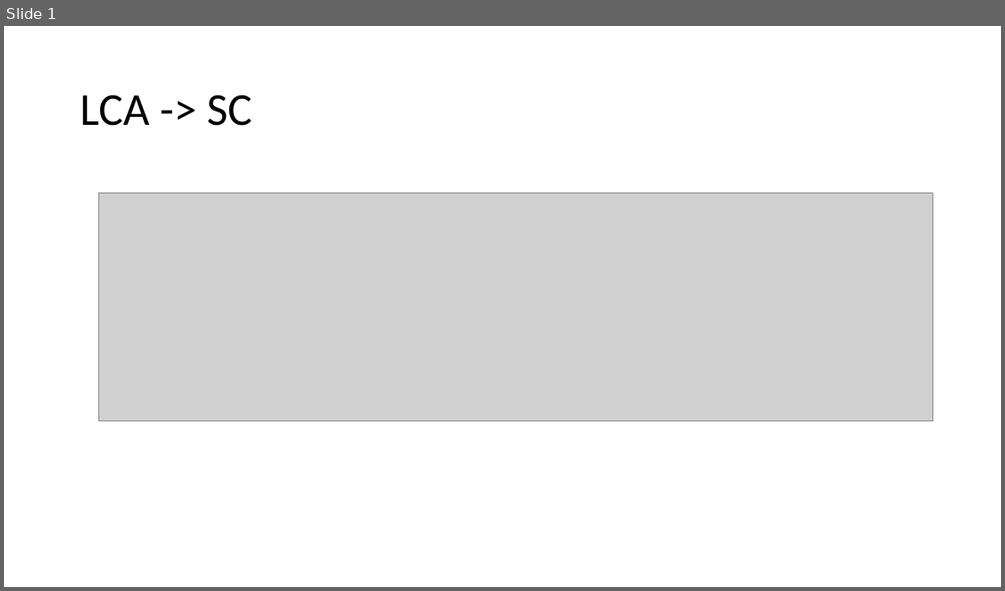
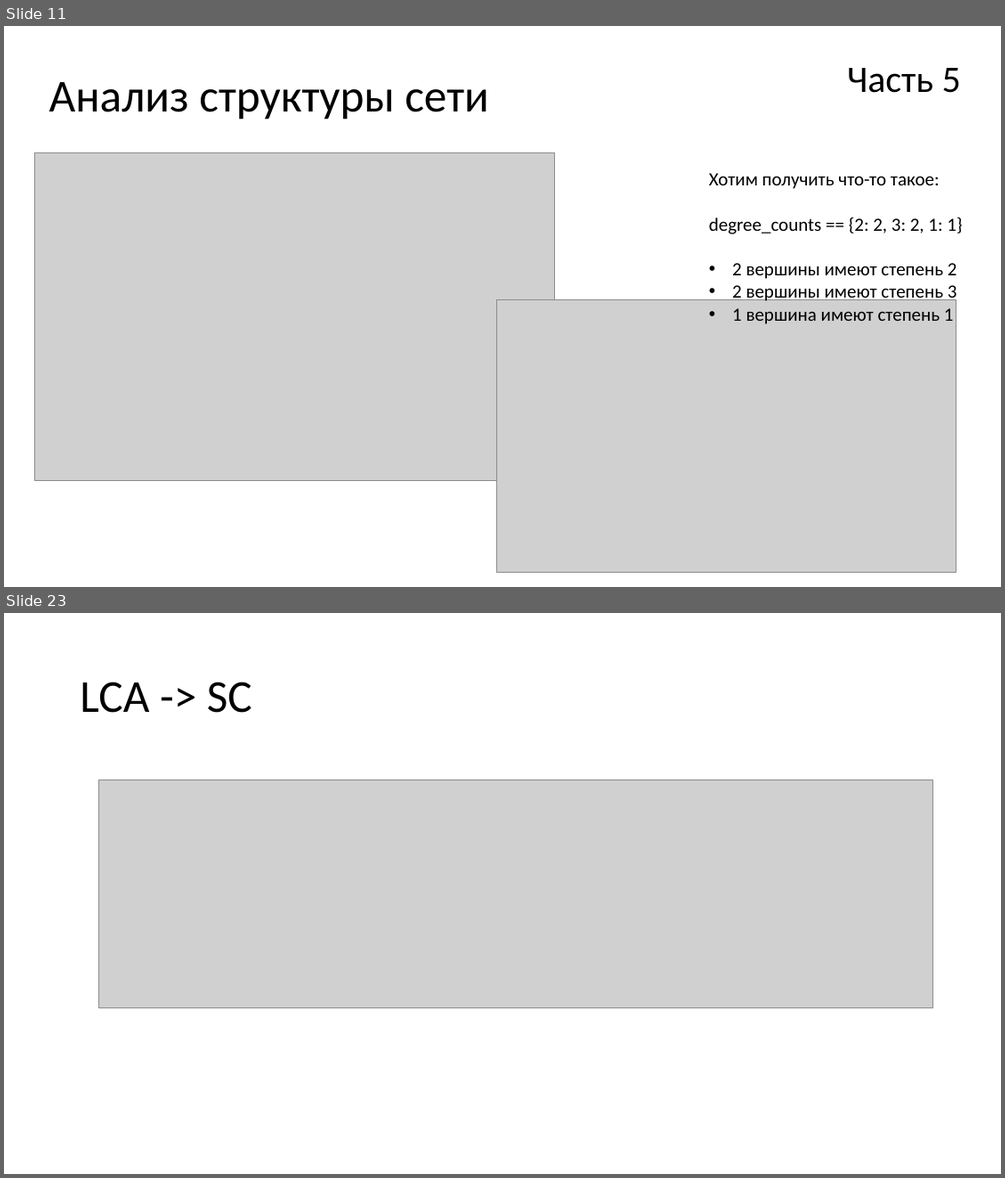
Before and after one commit to answerIII/Graph_Theory_LeetCode25, a slide deck: results/pres.pptx. Shown one above the other, each under a label of ours: slide 1 before the commit, slides 11 and 23 after it; the slides between them are not shown. The pictures are 1005x591 and 1005x1178 pixels, drawn with LibreOffice and Linux fonts; fonts in the diff are those of the drawing; grey boxes stand for pictures. Boxes give left, top, right and bottom in pixels: in the first picture for what was removed or moved away, otherwise in the second. Text is boxed around its words. In the diff, an @@ line names an element or a change of style, - is before the commit and + after.

```diff
--- a/results/pres.pptx
+++ b/results/pres.pptx
@@ slide 11 added at (x1=4, y1=26, x2=1001, y2=587), background #FFFFFF @@
@@ text added at (x1=847, y1=68, x2=961, y2=93), 36 pt, text #000000 @@
+Часть 5
@@ title added at (x1=49, y1=82, x2=489, y2=119), 44 pt, text #000000 @@
+Анализ структуры сети
@@ picture added at (x1=34, y1=153, x2=555, y2=481) @@
@@ text added at (x1=709, y1=173, x2=962, y2=324), 18 pt, text #000000 @@
+Хотим получить что-то такое:
+degree_counts == {2: 2, 3: 2, 1: 1}
+• 2 вершины имеют степень 2
+• 2 вершины имеют степень 3
+• 1 вершина имеют степень 1
@@ picture added at (x1=497, y1=300, x2=956, y2=572) @@
@@ what was slide 1 is now slide 23 @@
```
Also in this commit, not shown: 21 other slides added.
